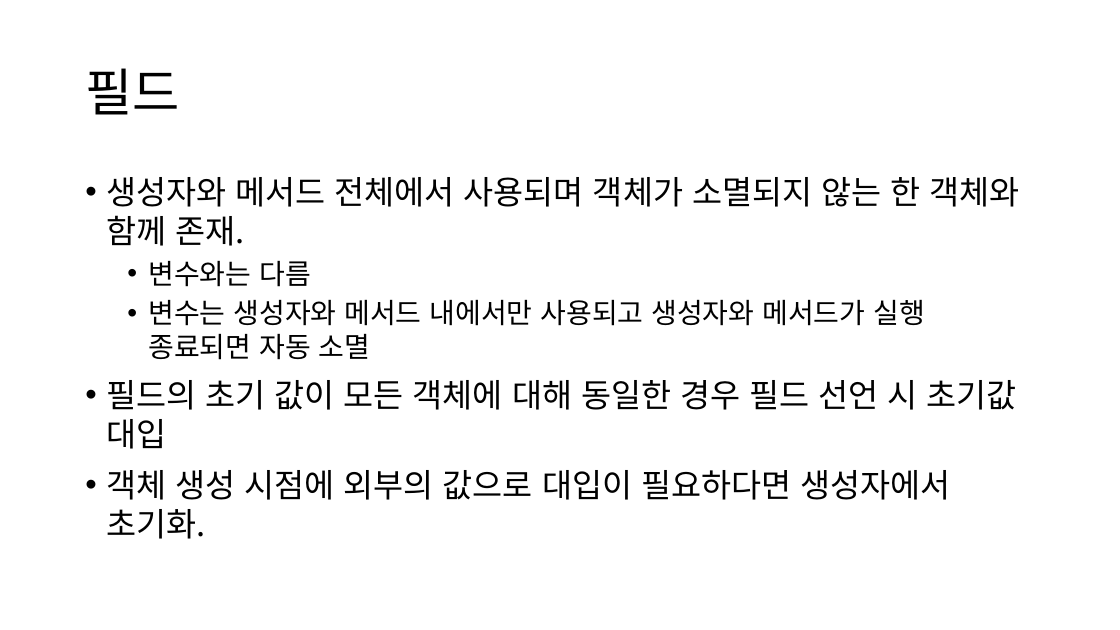
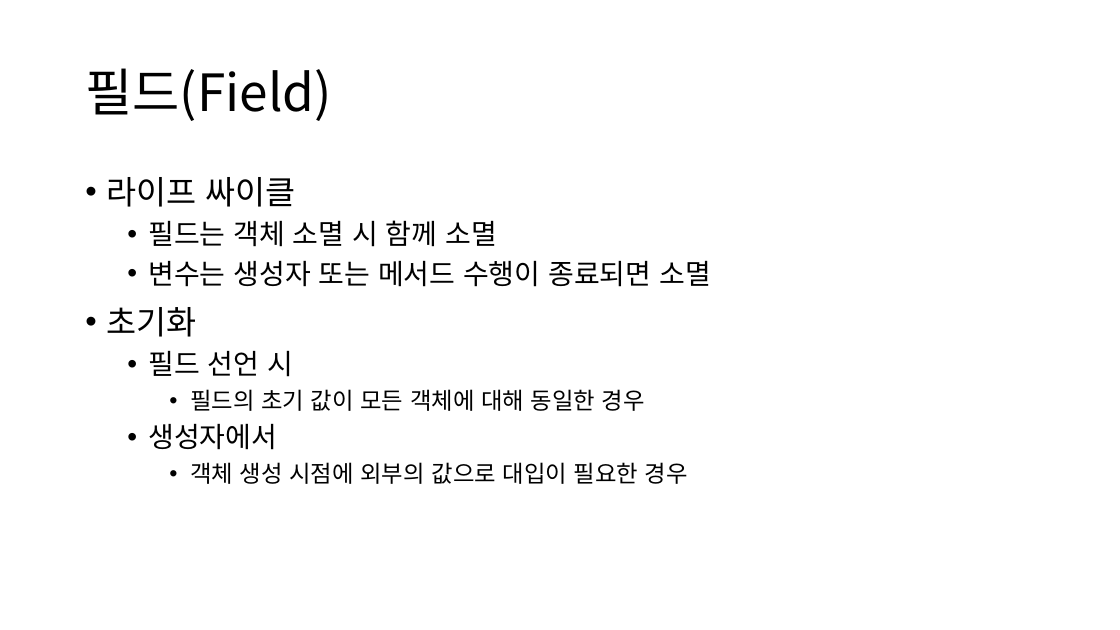
Before and after one commit to YonghoChoi/develop-note, a slide deck: slide 12 of ppt/객체지향 기본.pptx (slide 9 before the commit). Drawn at 1120x630 pixels with LibreOffice and Linux fonts; fonts in the diff are those of the drawing. Boxes give left, top, right and bottom in pixels: in the first picture for what was removed or moved away, otherwise in the second. Text is boxed around its words. In the diff, an @@ line names an element or a change of style, - is before the commit and + after.

```diff
--- a/ppt/객체지향 기본.pptx
+++ b/ppt/객체지향 기본.pptx
@@ title at [85,68,332,121]: text changed @@
-필드
+필드(Field)
@@ text at [106,177,711,484]: text changed; size 28 to 24 pt @@
-• 생성자와 메서드 전체에서 사용되며 객체가 소멸되지 않는 한 객체와 함께 존재.
-  • 변수와는 다름
-  • 변수는 생성자와 메서드 내에서만 사용되고 생성자와 메서드가 실행 종료되면 자동 소멸
-• 필드의 초기 값이 모든 객체에 대해 동일한 경우 필드 선언 시 초기값 대입
-• 객체 생성 시점에 외부의 값으로 대입이 필요하다면 생성자에서 초기화.
+• 라이프 싸이클
+  • 필드는 객체 소멸 시 함께 소멸
+  • 변수는 생성자 또는 메서드 수행이 종료되면 소멸
+• 초기화
+  • 필드 선언 시
+    • 필드의 초기 값이 모든 객체에 대해 동일한 경우
+  • 생성자에서
+    • 객체 생성 시점에 외부의 값으로 대입이 필요한 경우
```
Also in this commit, not shown: 22 other slides changed, 10 slides added.
